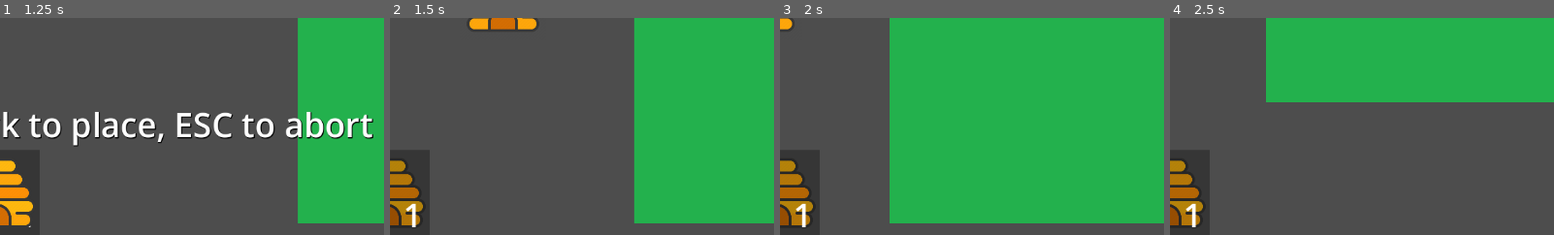
Above: before the commit, frames 1-4 (left to right).
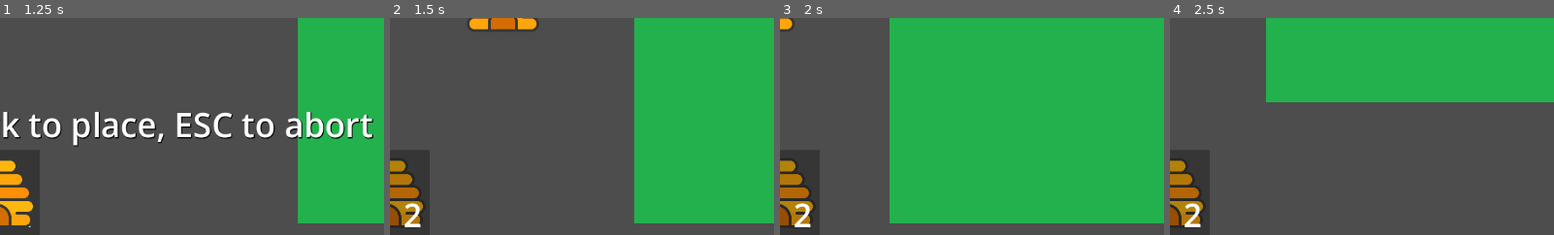
Above: after the commit, the same moments.

Repository: jam53/GMTK-Gamejam-2024
Game: Godot game, scene res://scenes/lawn.tscn
Two runs of this game, one before a commit and one after it. Both use one fixed random seed, a clock stepped at 60 frames per second and the inputs below.
Inputs (mouse positions are % of the whole screen's width and height, from its top left):
- Up to frame 1 (1.25 s): click (50, 90) at 0.5 s
- Up to frame 2 (1.5 s): tap Enter at 1.25 s; move the mouse to (72, 45) at 1.27 s; press the mouse at (72, 45) at 1.28 s; hold D (right) from 1.28 s (still down)
- Up to frame 3 (2 s): keep holding D (right)
- Up to frame 4 (2.5 s): move the mouse to (29, 55) at 2.02 s; release D (right) at 2.03 s; release the mouse at (29, 55) at 2.03 s; hold S (down) from 2.03 s (still down); click (29, 55) at 2.1 s
The pictures show only the part of the screen within x 50-100%, y 50-100%; the shares and areas given below are measured in that part.

Frame 1 is identical in both runs. In frame 2, 0.3% of the frame differs, in the area x 3-9%, y 85-97%; in frame 3, 0.3%; in frame 4, 0.3%.

Commit message:
Refactor the inventory to function as a shop. This approach allows users to purchase items directly from their inventory. Eliminating the need for an additional script or node to handle the purchasing of items which would in turn have to add them to the inventory.

Diff:
--- a/scenes/lawn.tscn
+++ b/scenes/lawn.tscn
@@ -1,10 +1,9 @@
-[gd_scene load_steps=6 format=3 uid="uid://bfxbbduw8jsfy"]
+[gd_scene load_steps=5 format=3 uid="uid://bfxbbduw8jsfy"]
 
 [ext_resource type="Texture2D" uid="uid://binims7yi7qeu" path="res://assets/sprites/Grass.jpg" id="1_vh6ib"]
 [ext_resource type="Script" path="res://scripts/Player.gd" id="2_j2s3r"]
 [ext_resource type="PackedScene" uid="uid://b4ya57leg4wvs" path="res://scenes/flower_spawner.tscn" id="3_amc8p"]
 [ext_resource type="PackedScene" uid="uid://bmq34gkbityqd" path="res://scenes/ui/object_placer.tscn" id="5_6hlqp"]
-[ext_resource type="Script" path="res://scripts/GameManager.gd" id="5_f0dpq"]
 
 [node name="Lawn" type="Node2D"]
 
@@ -23,7 +22,3 @@
 
 [node name="ObjectPlacer" parent="CanvasLayer" node_paths=PackedStringArray("node_to_place_objects_in") instance=ExtResource("5_6hlqp")]
 node_to_place_objects_in = NodePath("../..")
-
-[node name="GameManager" type="Node" parent="." node_paths=PackedStringArray("object_placer")]
-script = ExtResource("5_f0dpq")
-object_placer = NodePath("../CanvasLayer/ObjectPlacer")
--- a/scenes/ui/inventory_item.tscn
+++ b/scenes/ui/inventory_item.tscn
@@ -25,7 +25,7 @@
 theme_override_constants/margin_right = 12
 theme_override_constants/margin_bottom = -65
 
-[node name="Amount" type="Label" parent="MarginContainer"]
+[node name="Price" type="Label" parent="MarginContainer"]
 layout_mode = 2
 theme_override_font_sizes/font_size = 48
 text = "0"
--- a/scripts/GameManager.gd
+++ /dev/null
@@ -1,15 +0,0 @@
-extends Node
-
-@export var object_placer: ObjectPlacer
-
-
-# Called when the node enters the scene tree for the first time.
-func _ready():
-	object_placer.add_item_to_inventory(
-        ObjectPlacer.UserItem.new(
-            preload("res://assets/sprites/hive.webp"),
-            2,
-            "hive",
-            preload("res://scenes/hive.tscn")
-        )
-    )
--- a/scripts/ObjectPlacer.gd
+++ b/scripts/ObjectPlacer.gd
@@ -2,17 +2,28 @@
 class_name ObjectPlacer
 
 @export var node_to_place_objects_in: Node
+@export var item_template: PackedScene # Reference to the item template used to create new item instances
+@export var player_balance: int = 10
 
 @onready var inventory := $VBoxContainer/Inventory
-@export var item_template: PackedScene # Reference to the item template used to create new item instances
 @onready var selected_item_label: Label = $VBoxContainer/SelectedItemTitle # Reference to the label that shows the currently selected item title
 
-var user_items: Array[UserItem] = [] # Array to keep track of user items in the inventory
-var selected_item: UserItem = null # The item that the user selected by clicking on it from the inventory
+var user_items: Array[InventoryItem] = [] # Array to keep track of user items in the inventory
+var selected_item: InventoryItem = null # The item that the user selected by clicking on it from the inventory
 var cursor_sprite: Sprite2D = Sprite2D.new() # Sprite that will be used to display as the cursor when the user selected an item to place
 var cursor_max_size: float = 128
 
 func _ready():
+	add_item_to_inventory(
+        InventoryItem.new(
+            preload("res://assets/sprites/hive.webp"),
+            2,
+            "hive",
+            preload("res://scenes/hive.tscn")
+        )
+    )
+
+
 	selected_item_label.text = ""
 	add_child(cursor_sprite)
 
@@ -29,13 +40,10 @@
 		place_selected_item(world_position)
 
 # Adds an item to the user's inventory
-func add_item_to_inventory(item: UserItem):
-	if is_item_in_inventory(item):
-		get_item_in_inventory(item.title).amount += item.amount
-	else:
-		user_items.append(item)
-
-	update_inventory_ui()
+func add_item_to_inventory(inventoryItem: InventoryItem):
+	if !is_item_in_inventory(inventoryItem):
+		user_items.append(inventoryItem)
+		update_inventory_ui()
 
 func update_inventory_ui():
 	# Remove all old items in the UI
@@ -43,28 +51,28 @@
 		inventory.remove_child(item)
 
 	for item in user_items:
-		if item.amount > 0:
+		if player_balance >= item.price:
 			var itemInstance := item_template.instantiate()
 			itemInstance.name = item.title
 			itemInstance.texture_normal = item.texture
 			itemInstance.texture_hover = item.texture
-			itemInstance.find_child("Amount", true, false).text = str(item.amount)
+			itemInstance.find_child("Price", true, false).text = str(item.price)
 			itemInstance.button_down.connect(_on_item_pressed.bind(item))
 
 			inventory.add_child(itemInstance)
 
 # Fires when the user selects an item from the inventory by clicking on the item
-func _on_item_pressed(userItem: UserItem):
-	selected_item = userItem
+func _on_item_pressed(inventoryItem: InventoryItem):
+	selected_item = inventoryItem
 	selected_item_label.text = "Selected item: " + selected_item.title + ". Click to place, ESC to abort"
 
 	# Calculate the scale to ensure the maximum size doesn't exceed `cursor_max_size`
-	var texture_size = userItem.texture.get_size()
+	var texture_size = inventoryItem.texture.get_size()
 	if texture_size.x > cursor_max_size or texture_size.y > cursor_max_size:
 		var scale_factor = min(cursor_max_size / texture_size.x, cursor_max_size / texture_size.y)
 		cursor_sprite.scale = Vector2(scale_factor, scale_factor)
 
-	cursor_sprite.texture = userItem.texture
+	cursor_sprite.texture = inventoryItem.texture
 	# Hide the default cursor
 	Input.set_mouse_mode(Input.MOUSE_MODE_HIDDEN)
 
@@ -77,8 +85,8 @@
 
 # Places the currently selected item on the play area
 func place_selected_item(position_to_place: Vector2):
-	selected_item.amount -= 1
-	spawn_item(selected_item.node, position_to_place)
+	player_balance -= selected_item.price
+	spawn_item(selected_item.scene_to_spawn, position_to_place)
 
 	update_inventory_ui()
 	unselect_selected_item()
@@ -90,15 +98,15 @@
 	node_to_place_objects_in.add_child(itemInstance)
 
 # Checks if an item with the same title already exists in the inventory
-func is_item_in_inventory(userItem: UserItem) -> bool:
+func is_item_in_inventory(inventoryItem: InventoryItem) -> bool:
 	for item in user_items:
-		if item.title == userItem.title:
+		if item.title == inventoryItem.title:
 			return true
 
 	return false
 
 # Retrieves an item from the inventory by its title
-func get_item_in_inventory(itemTitle: String) -> UserItem:
+func get_item_in_inventory(itemTitle: String) -> InventoryItem:
 	for item in user_items:
 		if item.title == itemTitle:
 			return item
@@ -106,14 +114,14 @@
 	return null
 
 # Class to represent an item in the user's inventory
-class UserItem:
+class InventoryItem:
 	var texture: Texture2D
-	var amount: int
+	var price: int
 	var title: String # This is assumed to be unique per item
-	var node: PackedScene # This will be used to instantiate the item on the play area
+	var scene_to_spawn: PackedScene # This will be used to instantiate the item on the play area
 
-	func _init(texture: Texture2D, amount: int, title: String, node: PackedScene):
+	func _init(texture: Texture2D, price: int, title: String, scene_to_spawn: PackedScene):
 		self.texture = texture
-		self.amount = amount
+		self.price = price
 		self.title = title
-		self.node = node
+		self.scene_to_spawn = scene_to_spawn
